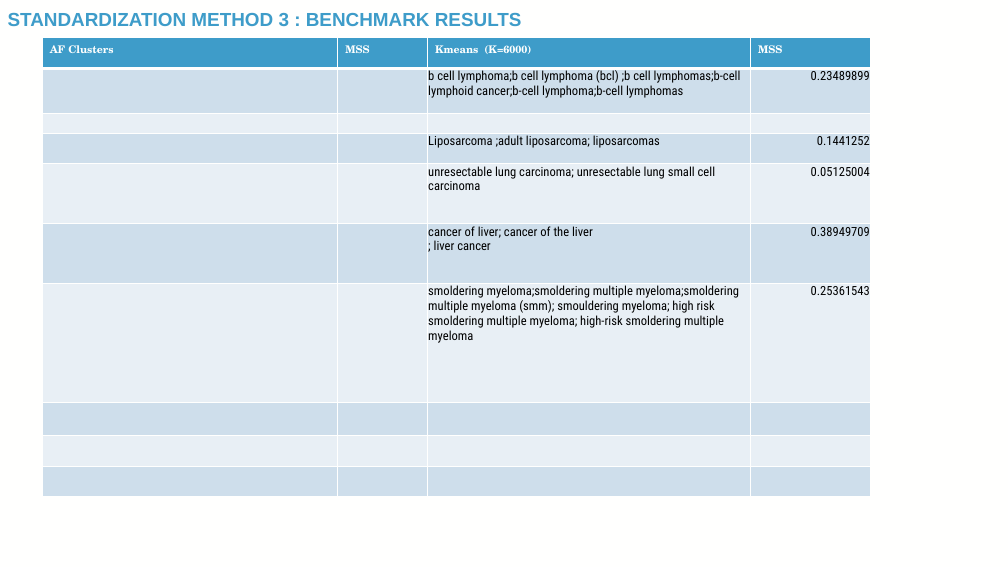
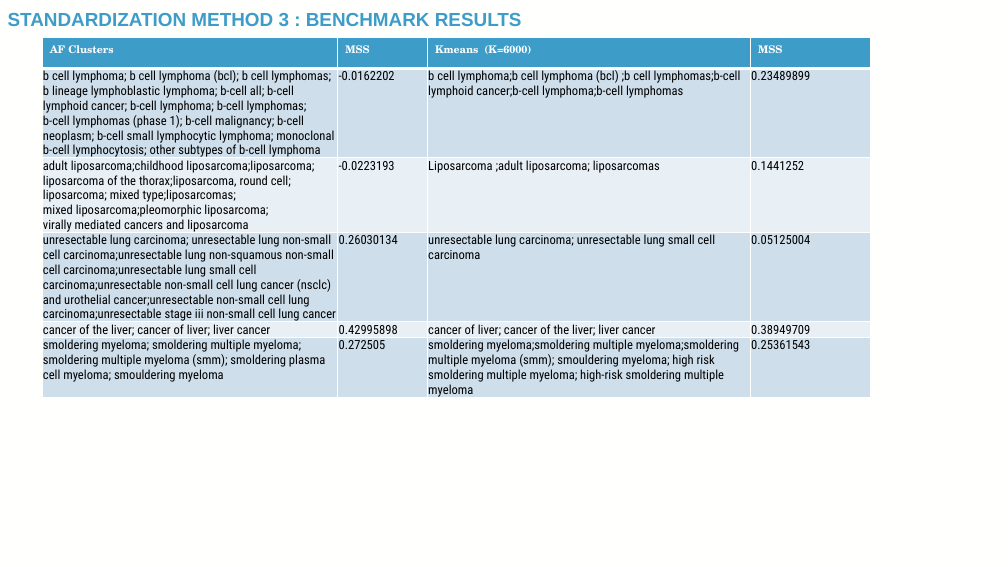
Before and after one commit to TaylorResearchLab/CANTOS, a slide deck: slide 23 of presentations/BIG_2024.pptx (slide 22 before the commit). Drawn at 1008x567 pixels with LibreOffice and Linux fonts; fonts in the diff are those of the drawing; background and template pictures are left out. Boxes give left, top, right and bottom in pixels: in the first picture for what was removed or moved away, otherwise in the second. Text is boxed around its words. In the diff, an @@ line names an element or a change of style, - is before the commit and + after.

Commit message:
adding presentation update affinity benchmark embeddings

```diff
--- a/presentations/BIG_2024.pptx
+++ b/presentations/BIG_2024.pptx
@@ table at [42,38,871,436] @@
-row 2:  |  | b cell lymphoma;b cell lymphoma (bcl) ;b cell lymphomas;b-cell lymphoid cancer;b-cell lymphoma;b-cell lymphomas | 0.23489899
-row 3:  |  |  | 
-row 4:  |  | Liposarcoma ;adult liposarcoma; liposarcomas | 0.1441252
-row 5:  |  | unresectable lung carcinoma; unresectable lung small cell carcinoma | 0.05125004
-row 6:  |  | cancer of liver; cancer of the liver / ; liver cancer | 0.38949709
-row 7:  |  | smoldering myeloma;smoldering multiple myeloma;smoldering multiple myeloma (smm); smouldering myeloma; high risk smoldering multiple myeloma; high-risk smoldering multiple myeloma | 0.25361543
-row 8:  |  |  | 
-row 9:  |  |  | 
-row 10:  |  |  | 
+row 2: b cell lymphoma; b cell lymphoma (bcl); b cell lymphomas; b lineage lymphoblastic lymphoma; b-cell all; b-cell lymphoid cancer; b-cell lymphoma; b-cell lymphomas; / b-cell lymphomas (phase 1); b-cell malignancy; b-cell neoplasm; b-cell small lymphocytic lymphoma; monoclonal b-cell lymphocytosis; other subtypes of b-cell lymphoma | -0.0162202 | b cell lymphoma;b cell lymphoma (bcl) ;b cell lymphomas;b-cell lymphoid cancer;b-cell lymphoma;b-cell lymphomas | 0.23489899
+row 3: adult liposarcoma;childhood liposarcoma;liposarcoma; / liposarcoma of the thorax;liposarcoma, round cell; / liposarcoma; mixed type;liposarcomas; / mixed liposarcoma;pleomorphic liposarcoma; / virally mediated cancers and liposarcoma | -0.0223193 | Liposarcoma ;adult liposarcoma; liposarcomas | 0.1441252
+row 4: unresectable lung carcinoma; unresectable lung non-small cell carcinoma;unresectable lung non-squamous non-small cell carcinoma;unresectable lung small cell carcinoma;unresectable non-small cell lung cancer (nsclc) and urothelial cancer;unresectable non-small cell lung carcinoma;unresectable stage iii non-small cell lung cancer | 0.26030134 | unresectable lung carcinoma; unresectable lung small cell carcinoma | 0.05125004
+row 5: cancer of the liver; cancer of liver; liver cancer | 0.42995898 | cancer of liver; cancer of the liver; liver cancer | 0.38949709
+row 6: smoldering myeloma; smoldering multiple myeloma; / smoldering multiple myeloma (smm); smoldering plasma cell myeloma; smouldering myeloma | 0.272505 | smoldering myeloma;smoldering multiple myeloma;smoldering multiple myeloma (smm); smouldering myeloma; high risk smoldering multiple myeloma; high-risk smoldering multiple myeloma | 0.25361543
```
Also in this commit, not shown: 1 slide added.
